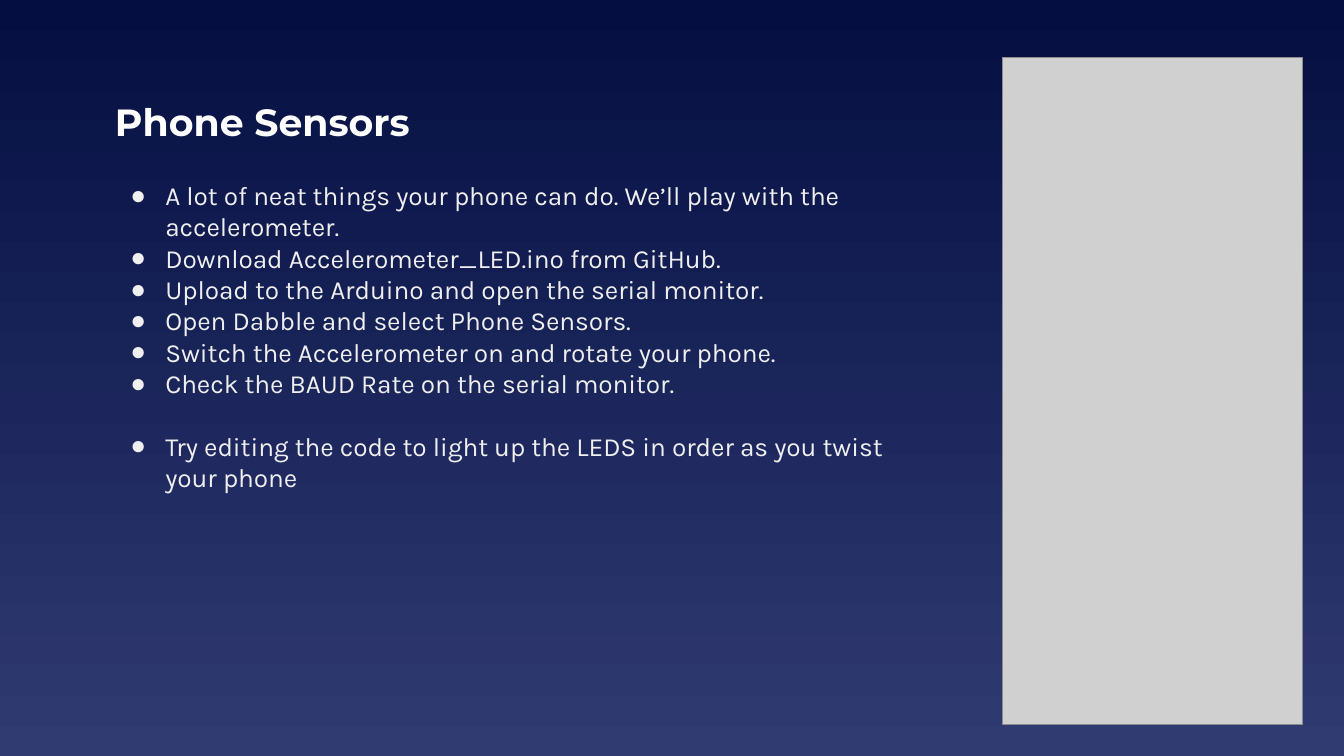
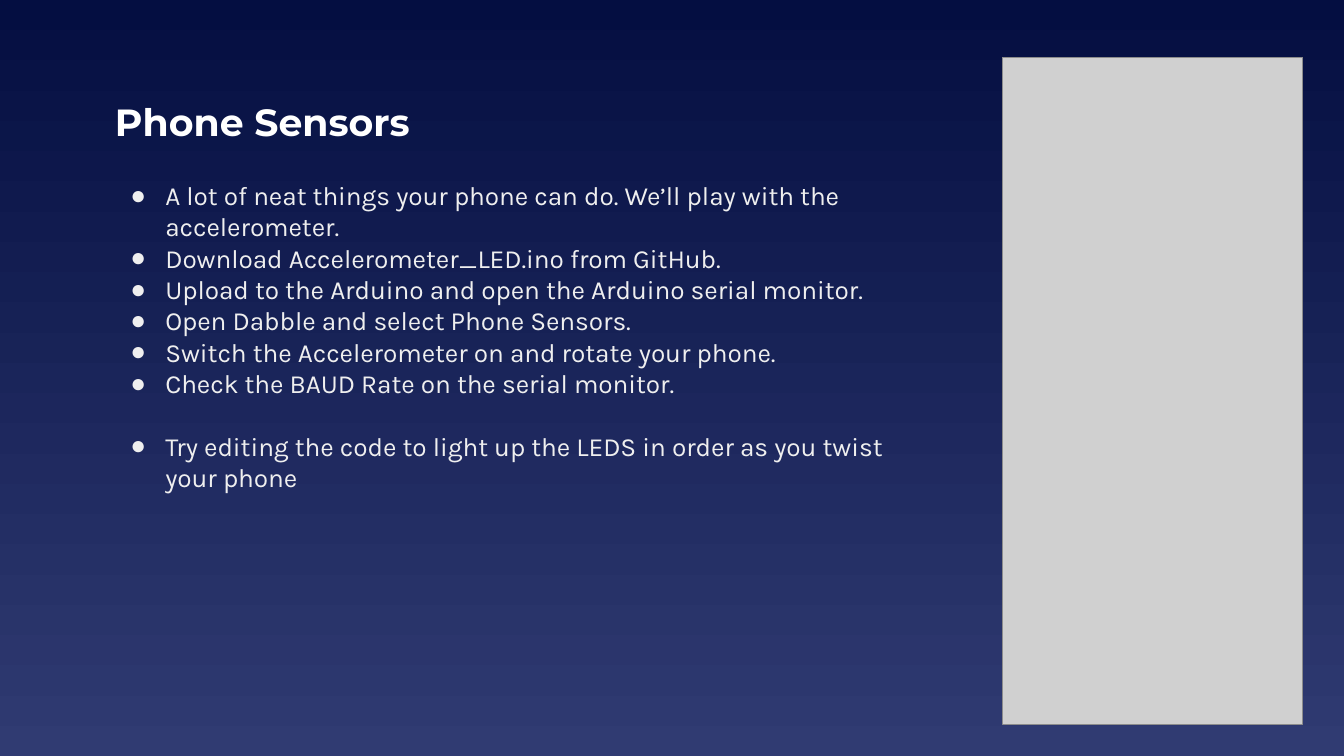
Before and after one commit to EELabMan/Arduino-9-Bluetooth, a slide deck: slide 25 of UTA EE Labs - Bluetooth.pptx (slide 21 before the commit). Drawn at 1344x756 pixels with LibreOffice and Linux fonts; fonts in the diff are those of the drawing; grey boxes stand for pictures. Boxes give left, top, right and bottom in pixels: in the first picture for what was removed or moved away, otherwise in the second. Text is boxed around its words. In the diff, an @@ line names an element or a change of style, - is before the commit and + after.

```diff
--- a/UTA EE Labs - Bluetooth.pptx
+++ b/UTA EE Labs - Bluetooth.pptx
@@ text at (165, 281, 863, 305): text changed @@
-● Upload to the Arduino and open the serial monitor.
+● Upload to the Arduino and open the Arduino serial monitor.
```
Also in this commit, not shown: 13 other slides changed, 5 slides added, 1 slide removed.
